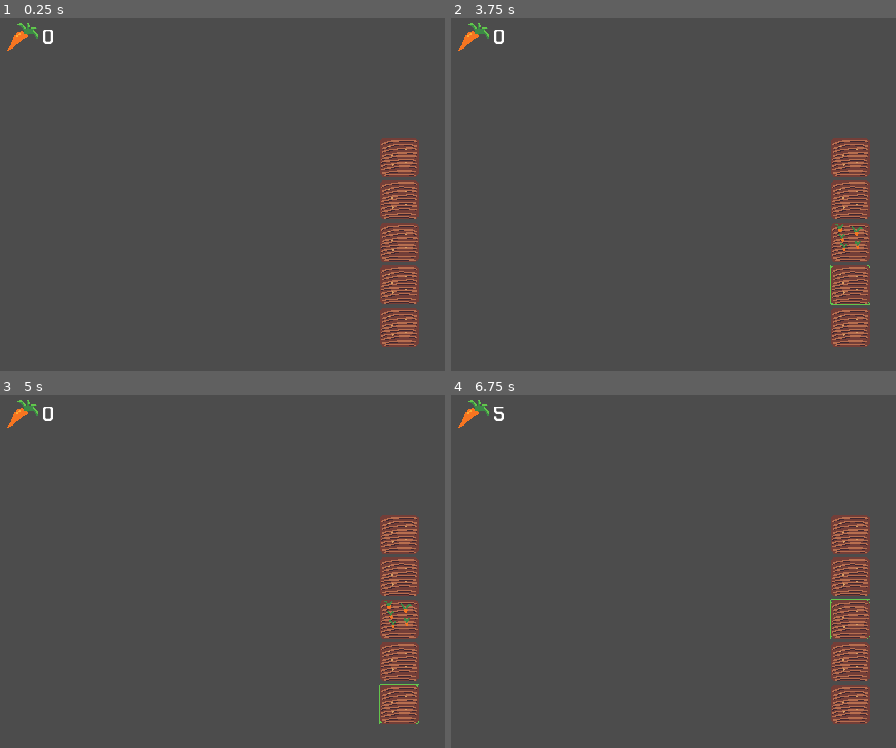
Above: before the commit, frames 1-4 (two rows, left to right).
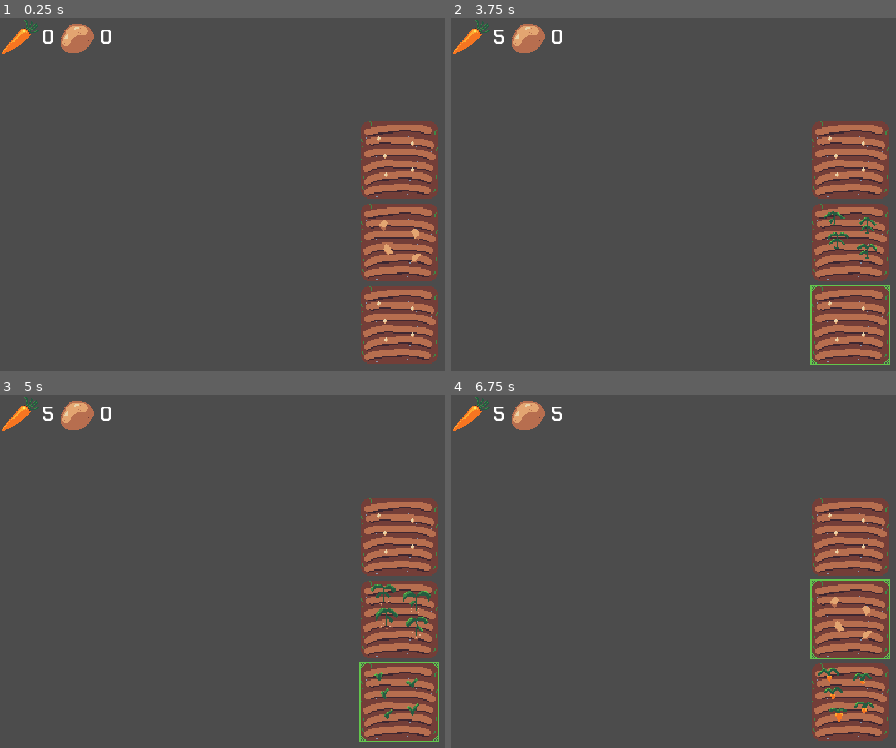
Above: after the commit, the same moments.

Repository: Dr-Diabolical/ClickyCrops
Game: Godot game, scene res://Scenes/Game.tscn
Two runs of this game, one before a commit and one after it. Both use one fixed random seed, a clock stepped at 60 frames per second and the inputs below.
Inputs (mouse positions are in pixels of both pictures, inside the frame that each line leads up to; where the layout moved, square brackets give the same spot in the first picture):
- Up to frame 1 (0.25 s): no input
- Up to frame 2 (3.75 s): click (851, 159) [851, 155] at 0.5 s; click (851, 201) at 1.27 s; click (851, 243) at 2.02 s; click (851, 325) at 2.77 s; click (851, 286) at 3.52 s
- Up to frame 3 (5 s): click (400, 705) at 4.27 s
- Up to frame 4 (6.75 s): click (851, 536) [851, 532] at 5 s; click (851, 578) at 5.77 s; click (851, 620) at 6.52 s

The runs differ from the first frame. In frame 1, 11% of the frame differs, in the area x 0-99%, y 0-99%; in frame 2, 11%; in frame 3, 11%; in frame 4, 11%.

Commit message:
Added Potatoes, and cleaned up all sprites
Each sprite in the game was updated with a new texture, and Potatoes were added as another crop for the player to farm.

Diff:
--- a/Scenes/Crops/Carrots.tscn
+++ b/Scenes/Crops/Carrots.tscn
@@ -9,7 +9,7 @@
 animations = [ {
 "frames": [ ExtResource( 3 ), ExtResource( 4 ), ExtResource( 2 ), ExtResource( 1 ) ],
 "loop": true,
-"name": "default",
+"name": "Carrots",
 "speed": 5.0
 } ]
 
--- a/Scenes/Farm.gd
+++ b/Scenes/Farm.gd
@@ -18,3 +18,4 @@
 		plots.append(plot.instance())
 		plot_node.add_child(plots[n])
 	plots[2].fill_plot("Carrots", 5, 3, 1)
+	plots[1].fill_plot("Potatoes", 5, 5, 1)
--- a/Scenes/Game.tscn
+++ b/Scenes/Game.tscn
@@ -1,5 +1,6 @@
-[gd_scene load_steps=7 format=2]
+[gd_scene load_steps=8 format=2]
 
+[ext_resource path="res://Assets/Sprites/Potato/PotatoIcon.png" type="Texture" id=1]
 [ext_resource path="res://Scenes/Resources.gd" type="Script" id=2]
 [ext_resource path="res://Assets/Sprites/Carrot/CarrotIcon.png" type="Texture" id=3]
 [ext_resource path="res://Assets/Fonts/Airborne.ttf" type="DynamicFontData" id=4]
@@ -15,6 +16,7 @@
 
 [node name="Farm" type="Node" parent="."]
 script = ExtResource( 6 )
+plot_amount = 3
 
 [node name="Center" type="CenterContainer" parent="Farm"]
 anchor_left = -0.00117054
@@ -31,10 +33,10 @@
 }
 
 [node name="Plots" type="GridContainer" parent="Farm/Center"]
-margin_left = 640.0
-margin_top = 360.0
-margin_right = 640.0
-margin_bottom = 360.0
+margin_left = 639.0
+margin_top = 359.0
+margin_right = 639.0
+margin_bottom = 359.0
 
 [node name="Resources" type="Node" parent="." groups=[
 "resources",
@@ -43,16 +45,22 @@
 
 [node name="GUI" type="CanvasLayer" parent="Resources"]
 
-[node name="CarrotDisplay" type="HBoxContainer" parent="Resources/GUI"]
+[node name="CropDisplay" type="HBoxContainer" parent="Resources/GUI"]
 margin_right = 40.0
 margin_bottom = 40.0
-mouse_filter = 2
 __meta__ = {
-"_edit_lock_": true,
 "_edit_use_anchors_": false
 }
 
-[node name="CarrotIcon" type="TextureRect" parent="Resources/GUI/CarrotDisplay"]
+[node name="CarrotDisplay" type="HBoxContainer" parent="Resources/GUI/CropDisplay"]
+margin_right = 88.0
+margin_bottom = 64.0
+mouse_filter = 2
+__meta__ = {
+"_edit_use_anchors_": false
+}
+
+[node name="CarrotIcon" type="TextureRect" parent="Resources/GUI/CropDisplay/CarrotDisplay"]
 margin_right = 64.0
 margin_bottom = 64.0
 mouse_filter = 2
@@ -61,7 +69,7 @@
 "_edit_use_anchors_": false
 }
 
-[node name="CarrotAmount" type="Label" parent="Resources/GUI/CarrotDisplay"]
+[node name="CarrotAmount" type="Label" parent="Resources/GUI/CropDisplay/CarrotDisplay"]
 margin_left = 68.0
 margin_top = 14.0
 margin_right = 88.0
@@ -71,3 +79,32 @@
 __meta__ = {
 "_edit_use_anchors_": false
 }
+
+[node name="PotatoDisplay" type="HBoxContainer" parent="Resources/GUI/CropDisplay"]
+margin_left = 92.0
+margin_right = 180.0
+margin_bottom = 64.0
+mouse_filter = 2
+__meta__ = {
+"_edit_use_anchors_": false
+}
+
+[node name="PotatoIcon" type="TextureRect" parent="Resources/GUI/CropDisplay/PotatoDisplay"]
+margin_right = 64.0
+margin_bottom = 64.0
+mouse_filter = 2
+texture = ExtResource( 1 )
+__meta__ = {
+"_edit_use_anchors_": false
+}
+
+[node name="PotatoAmount" type="Label" parent="Resources/GUI/CropDisplay/PotatoDisplay"]
+margin_left = 68.0
+margin_top = 14.0
+margin_right = 88.0
+margin_bottom = 50.0
+custom_fonts/font = SubResource( 1 )
+text = "0"
+__meta__ = {
+"_edit_use_anchors_": false
+}
--- a/Scenes/Plot.gd
+++ b/Scenes/Plot.gd
@@ -16,6 +16,7 @@
 	crop_amount = new_crop_amount
 	grown_stage = new_grown_stage
 	seconds_between_stages = new_seconds_between_stages
+	crop_sprites.animation = new_crop_name
 	crop_sprites.frame = 0
 	create_stage_timer()
 
--- a/Scenes/Plot.tscn
+++ b/Scenes/Plot.tscn
@@ -1,19 +1,41 @@
-[gd_scene load_steps=5 format=2]
+[gd_scene load_steps=15 format=2]
 
 [ext_resource path="res://Scenes/Plot.gd" type="Script" id=1]
 [ext_resource path="res://Assets/Sprites/Plot/Plot.png" type="Texture" id=2]
-[ext_resource path="res://Scenes/Crops/Carrots.tscn" type="PackedScene" id=3]
+[ext_resource path="res://Assets/Sprites/Potato/PotatoStageTwo.png" type="Texture" id=3]
+[ext_resource path="res://Assets/Sprites/Potato/PotatoStageThree.png" type="Texture" id=4]
+[ext_resource path="res://Assets/Sprites/Potato/PotatoStageFour.png" type="Texture" id=5]
+[ext_resource path="res://Assets/Sprites/Potato/PotatoStageZero.png" type="Texture" id=6]
 [ext_resource path="res://Assets/Sprites/Plot/PlotHover.png" type="Texture" id=7]
+[ext_resource path="res://Assets/Sprites/Potato/PotatoStageOne.png" type="Texture" id=8]
+[ext_resource path="res://Assets/Sprites/Potato/PotatoStageFive.png" type="Texture" id=9]
+[ext_resource path="res://Assets/Sprites/Carrot/CarrotStageOne.png" type="Texture" id=10]
+[ext_resource path="res://Assets/Sprites/Carrot/CarrotStageZero.png" type="Texture" id=11]
+[ext_resource path="res://Assets/Sprites/Carrot/CarrotStageTwo.png" type="Texture" id=12]
+[ext_resource path="res://Assets/Sprites/Carrot/CarrotStageThree.png" type="Texture" id=13]
+
+[sub_resource type="SpriteFrames" id=1]
+animations = [ {
+"frames": [ ExtResource( 11 ), ExtResource( 10 ), ExtResource( 12 ), ExtResource( 13 ) ],
+"loop": true,
+"name": "Carrots",
+"speed": 5.0
+}, {
+"frames": [ ExtResource( 6 ), ExtResource( 8 ), ExtResource( 3 ), ExtResource( 4 ), ExtResource( 5 ), ExtResource( 9 ) ],
+"loop": true,
+"name": "Potatoes",
+"speed": 5.0
+} ]
 
 [node name="Plot" type="TextureButton" groups=[
 "resources",
 ]]
-anchor_left = -0.025
-anchor_top = -0.044
-anchor_right = 0.025
-anchor_bottom = 0.044
-margin_top = -0.319998
-margin_bottom = 0.319998
+anchor_left = -0.05
+anchor_top = -0.089
+anchor_right = 0.05
+anchor_bottom = 0.089
+margin_top = 0.0800018
+margin_bottom = -0.0800018
 texture_normal = ExtResource( 2 )
 texture_hover = ExtResource( 7 )
 script = ExtResource( 1 )
@@ -22,6 +44,9 @@
 "_edit_use_anchors_": false
 }
 
-[node name="CropSprites" parent="." instance=ExtResource( 3 )]
+[node name="CropSprites" type="AnimatedSprite" parent="."]
+frames = SubResource( 1 )
+animation = "Carrots"
+centered = false
 
 [connection signal="pressed" from="." to="." method="_on_Plot_pressed"]
--- a/Scenes/Resources.gd
+++ b/Scenes/Resources.gd
@@ -1,16 +1,19 @@
 extends Node
 
 var resources = {
-	"Carrots": 0
+	"Carrots": 0,
+	"Potatoes": 0
 }
-onready var carrot_amount = $GUI/CarrotDisplay/CarrotAmount
+onready var carrot_amount = $GUI/CropDisplay/CarrotDisplay/CarrotAmount
+onready var potato_amount = $GUI/CropDisplay/PotatoDisplay/PotatoAmount
 
 func add_to_resources(resource_name, resource_amount):
 	if (resources.has(resource_name)):
 		resources[resource_name] = resources.get(resource_name) + resource_amount
-		update_carrot_display(resources.get(resource_name))
+		update_resource_display()
 	else:
 		print("ERROR: RESOURCE NOT FOUND")
 
-func update_carrot_display(amount):
-	carrot_amount.text = str(amount)
+func update_resource_display():
+	carrot_amount.text = str(resources.get("Carrots"))
+	potato_amount.text = str(resources.get("Potatoes"))
Binary file added: Assets/Sprites/Background/Background.aseprite
Binary file added: Assets/Sprites/Background/Background.png
Not shown, added: Assets/Sprites/Background/Background.png.import
Binary file added: Assets/Sprites/Background/Sprite-0001.aseprite
Binary file changed: Assets/Sprites/Carrot/CarrotIcon.png
Binary file changed: Assets/Sprites/Carrot/CarrotStageOne.png
Binary file changed: Assets/Sprites/Carrot/CarrotStageThree.png
Binary file changed: Assets/Sprites/Carrot/CarrotStageTwo.png
Binary file changed: Assets/Sprites/Carrot/CarrotStageZero.png
Binary file changed: Assets/Sprites/Plot/Plot.png
Binary file changed: Assets/Sprites/Plot/PlotHover.png
Binary file added: Assets/Sprites/Potato/PotatoIcon.png
(and 13 more such lines)
